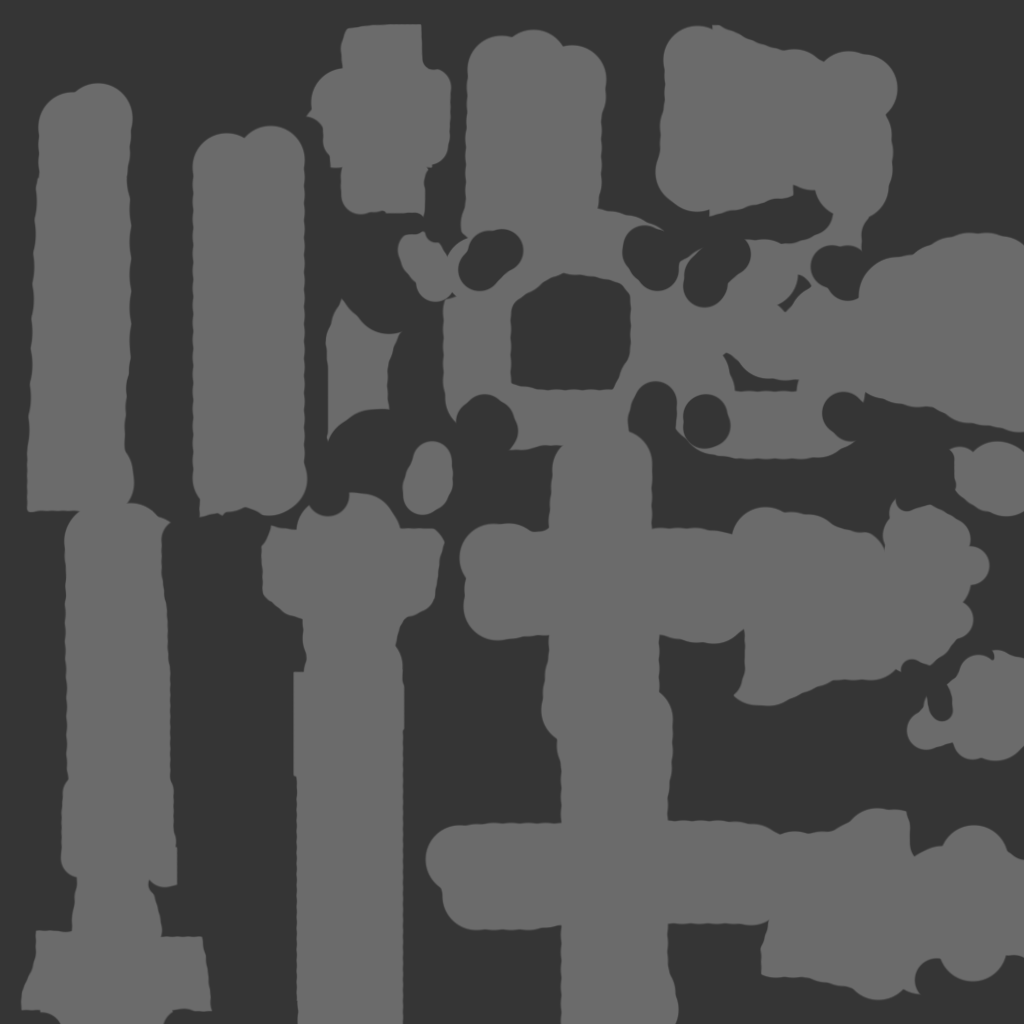
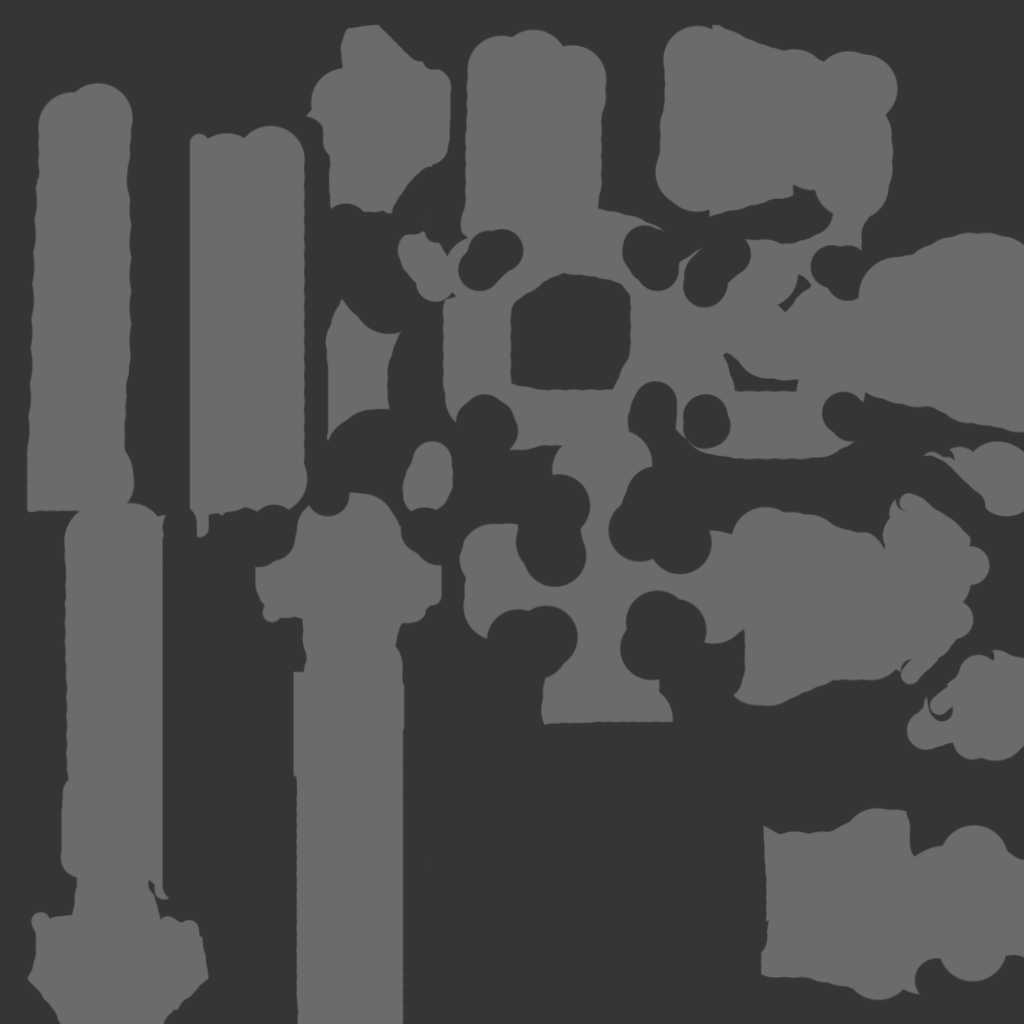
Before/after of a 1024 x 1024 layered artwork. What changed in the layer stack:
painted on "Layer 2" over [20, 24, 992, 1024]
